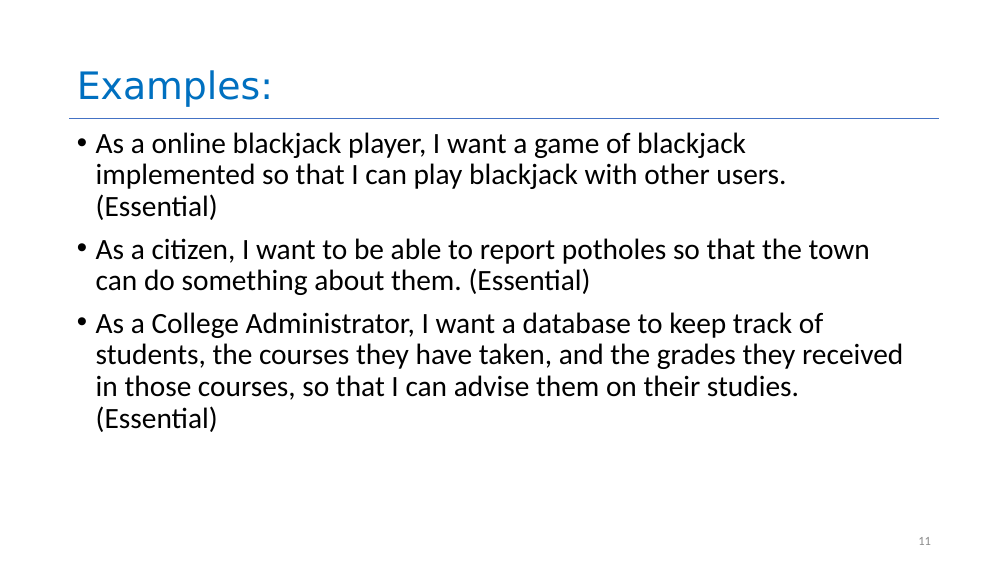
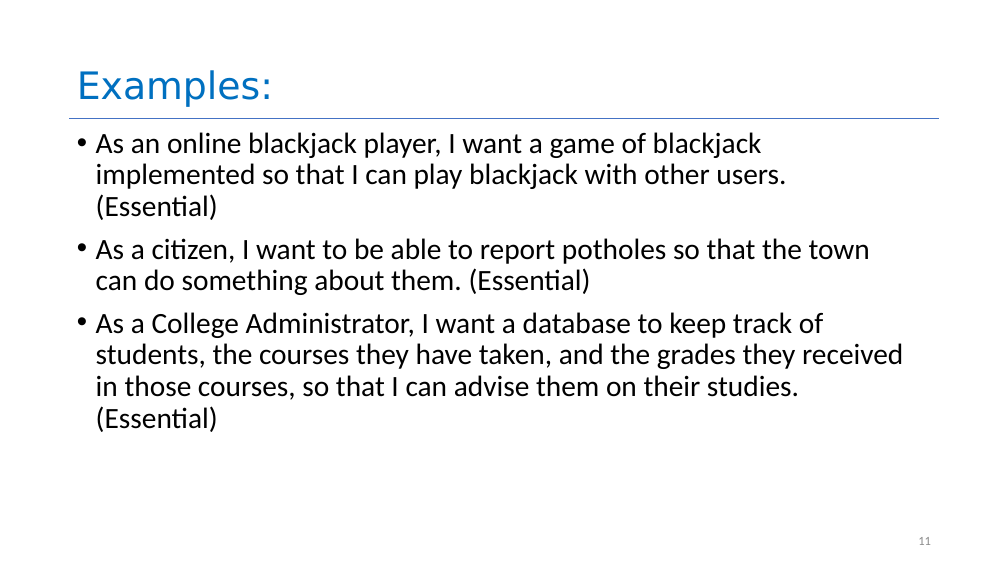
Before and after one commit to yashburshe/CS4530-Fall-2025, a slide deck: slide 11 of Slides/Module 01.2 Requirements Gathering.pptx. Drawn at 1008x567 pixels with LibreOffice and Linux fonts; fonts in the diff are those of the drawing. Boxes give left, top, right and bottom in pixels: in the first picture for what was removed or moved away, otherwise in the second. Text is boxed around its words. In the diff, an @@ line names an element or a change of style, - is before the commit and + after.

```diff
--- a/Slides/Module 01.2 Requirements Gathering.pptx
+++ b/Slides/Module 01.2 Requirements Gathering.pptx
@@ text at [96, 132, 786, 220]: text changed @@
-• As a online blackjack player, I want a game of blackjack implemented so that I can play blackjack with other users. (Essential)
+• As an online blackjack player, I want a game of blackjack implemented so that I can play blackjack with other users. (Essential)
```
Also in this commit, not shown: 4 other slides changed, 1 slide added, 2 other files.
